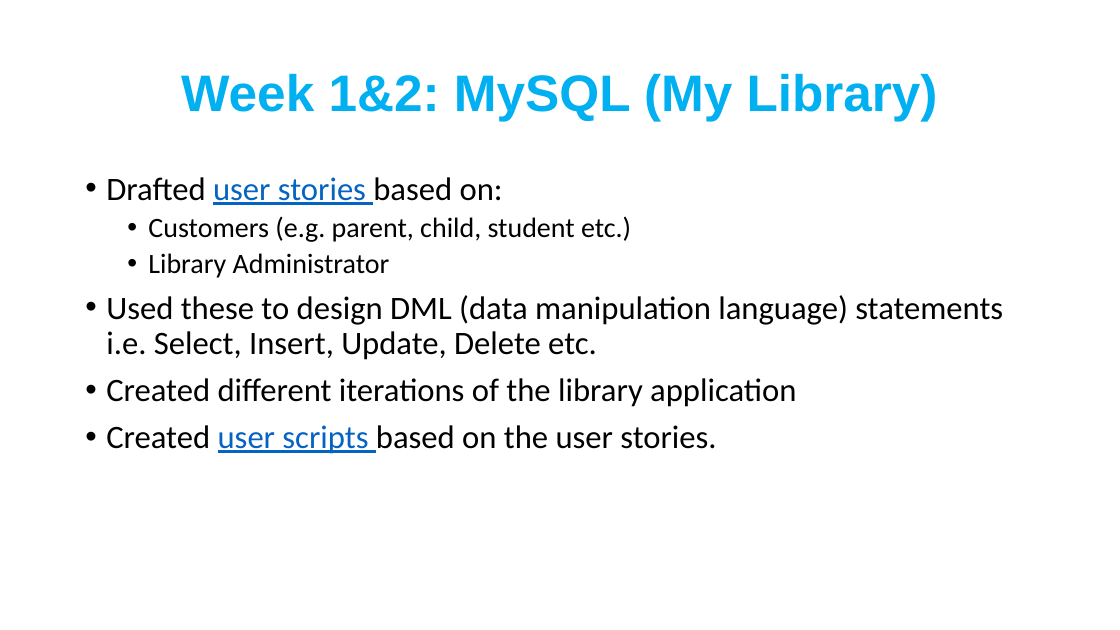
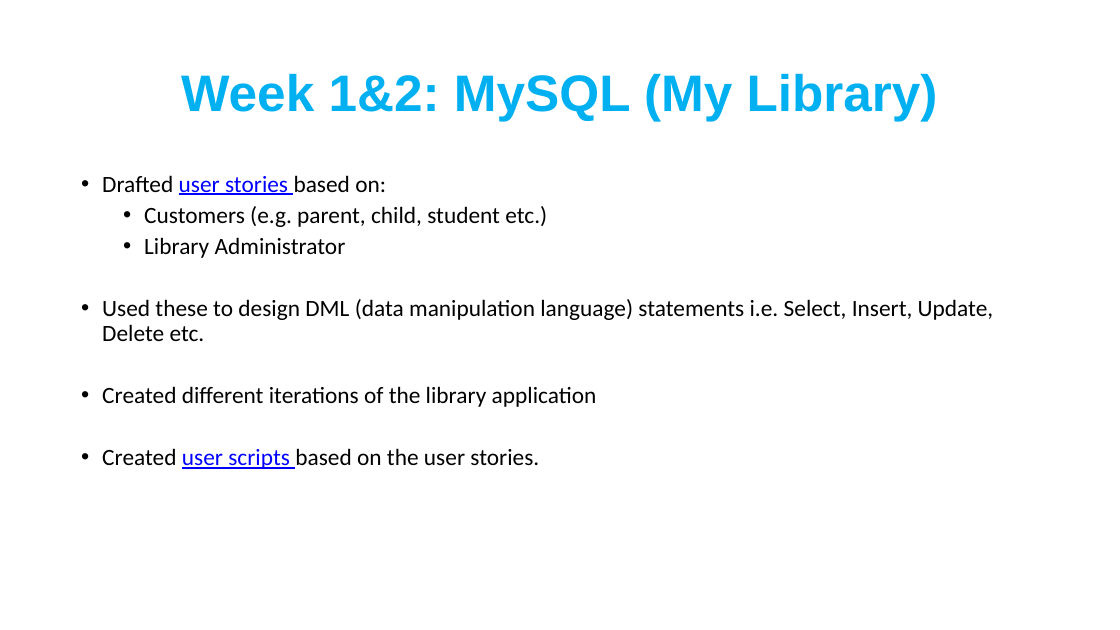
Before and after one commit to sarahrainbow/Bookworms, a slide deck: slide 2 of Docs/Bookworms Presentation.pptx. Drawn at 1120x630 pixels with LibreOffice and Linux fonts; fonts in the diff are those of the drawing. Boxes give left, top, right and bottom in pixels: in the first picture for what was removed or moved away, otherwise in the second. Text is boxed around its words. In the diff, an @@ line names an element or a change of style, - is before the commit and + after.

```diff
--- a/Docs/Bookworms Presentation.pptx
+++ b/Docs/Bookworms Presentation.pptx
@@ text "Drafted user stories based on:" at (x1=102, y1=175, x2=994, y2=469): size 28 to 20 pt in "Drafted user stories based on:", "Used these to design DML (data manipulation ...", "Created different iterations of the library application", "Created user scripts based on the user ..."; text colour #0563C1 to #0000FF in "user stories", "user scripts"; size 24 to 20 pt in "Customers (e.g. parent, child, student etc.)", "Library Administrator" @@
```
Also in this commit, not shown: 4 other slides changed, 1 slide added, 1 slide removed, 2 other files.
